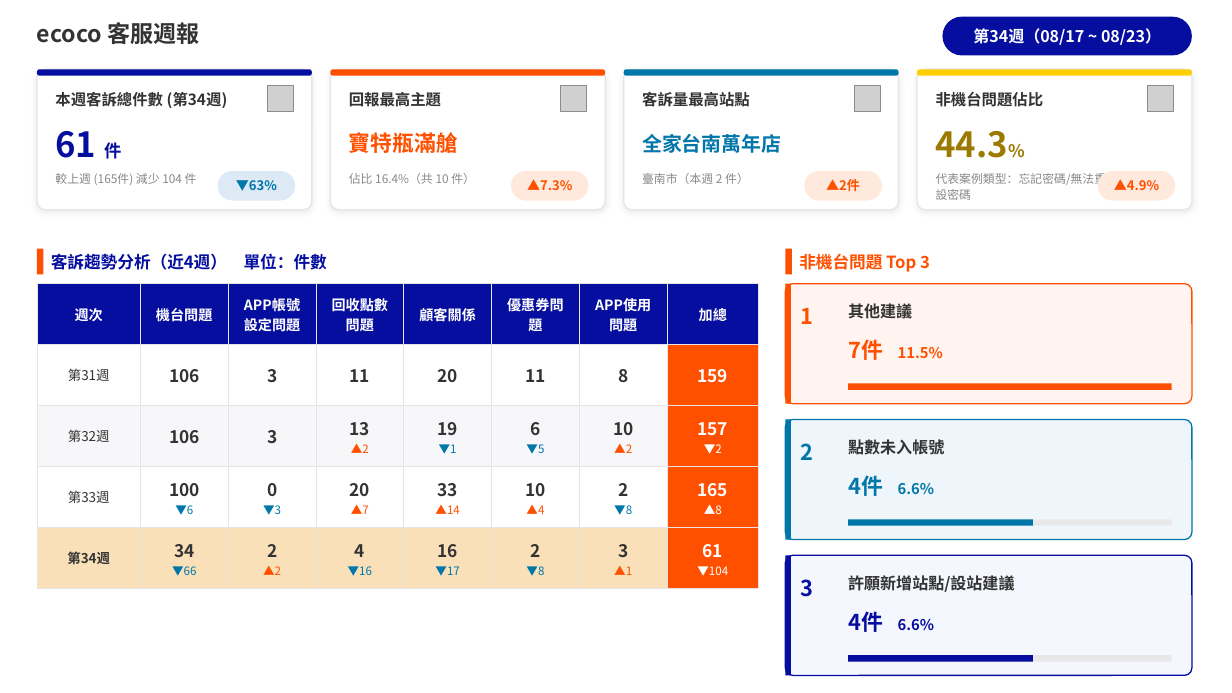
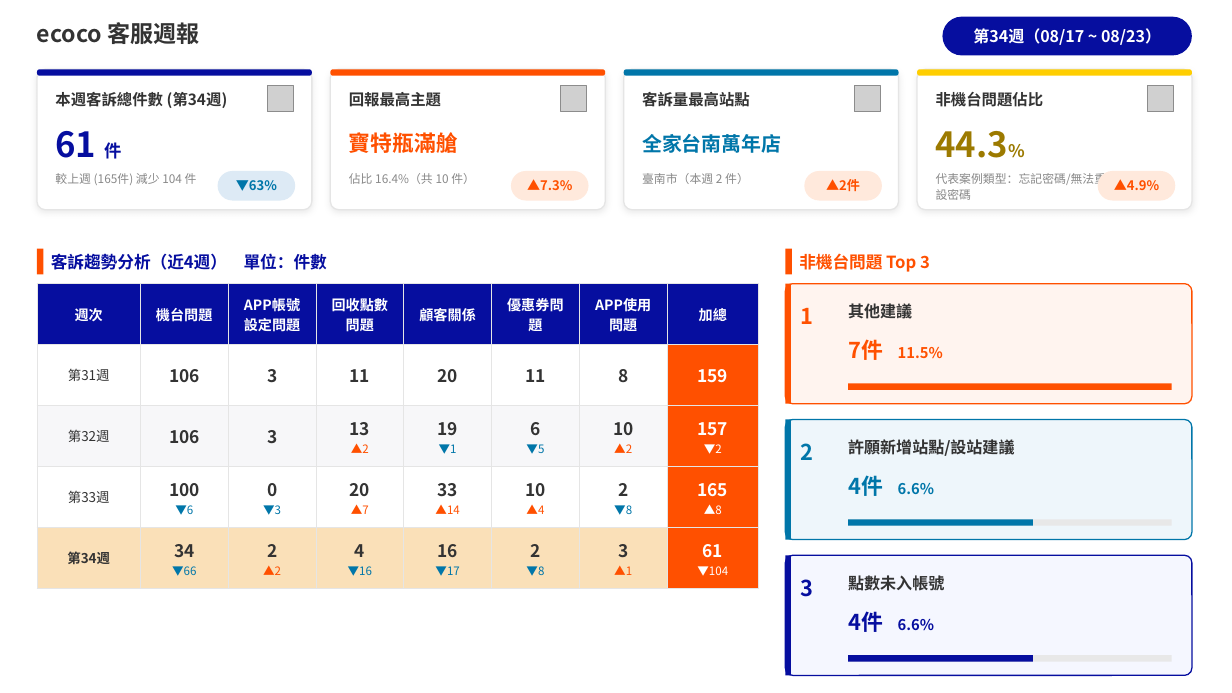
Before and after one commit to fen-ecoco/Operations-Weekly-Report, a slide deck: slide 1 of automation/ecoco_客服週報_第34週_0817~0823.pptx. Drawn at 1232x693 pixels with LibreOffice and Linux fonts; fonts in the diff are those of the drawing; grey boxes stand for pictures. Boxes give left, top, right and bottom in pixels: in the first picture for what was removed or moved away, otherwise in the second. Text is boxed around its words. In the diff, an @@ line names an element or a change of style, - is before the commit and + after.

```diff
--- a/automation/ecoco_客服週報_第34週_0817~0823.pptx
+++ b/automation/ecoco_客服週報_第34週_0817~0823.pptx
@@ text at [848, 439, 1014, 456]: text changed @@
-點數未入帳號
+許願新增站點/設站建議
@@ text at [848, 575, 944, 591]: text changed @@
-許願新增站點/設站建議
+點數未入帳號
```
Also in this commit, not shown: 1 other slide changed, 4 other files.
